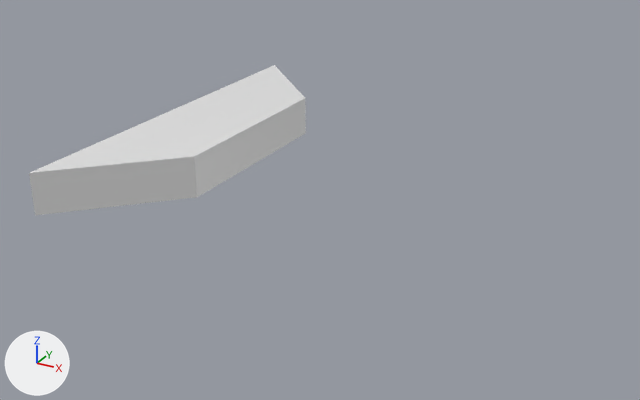
What one commit did to the Blender file Assets/Models/Platforms/CubeForm.blend.
One viewpoint serves both versions: a 50 mm lens placed at (3.56, -6.97, 3.03), pointed at (-0.14, -0.24, -0.33). The lights are fixed; the arrows at lower left show +X, +Y and +Z.
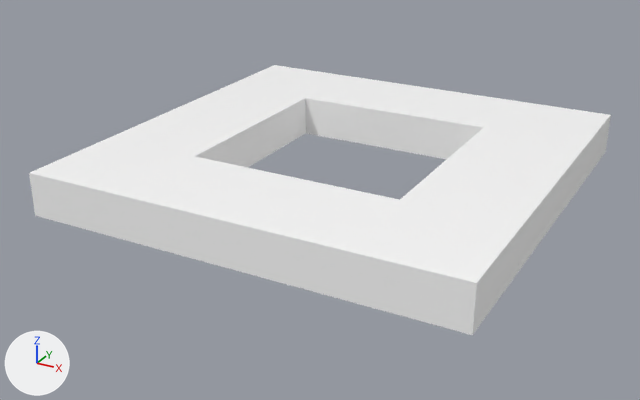
Where the newer file only moved an object's origin or applied its transform, the numbers keep the older frame.

What differs and where, as boxes (x1, y1, x2, y2) in the pictures (640 x 400 px):
'Cube.002', shown: after (29, 156, 477, 335)
'Cube.003', shown: after (400, 115, 611, 334)
'Cube.001', recoloured: (29, 65, 306, 215) in both
'Cube.004', shown: after (275, 65, 608, 159)

The change, as a diff of the scene's bpy script:
```diff
--- a/Assets/Models/Platforms/CubeForm.blend.py
+++ b/Assets/Models/Platforms/CubeForm.blend.py
@@ mat_material @@
 mat_material = principled_material('Material')
-mat_material.base_color = (0.8, 0.8, 0.8)  # white #e7e7e7
+mat_material.base_color = (1.0, 1.0, 1.0)  # white #ffffff
 mat_material.roughness = 0.4
@@ ob_cube_002 @@
 ob_cube_002.scale = (2.0, 2.0, 0.2)
-ob_cube_002.hide_set(True)
@@ ob_cube_003 @@
 ob_cube_003.scale = (2.0, 2.0, 0.2)
-ob_cube_003.hide_set(True)
@@ ob_cube_004 @@
 ob_cube_004.scale = (2.0, 2.0, 0.2)
-ob_cube_004.hide_set(True)
```
